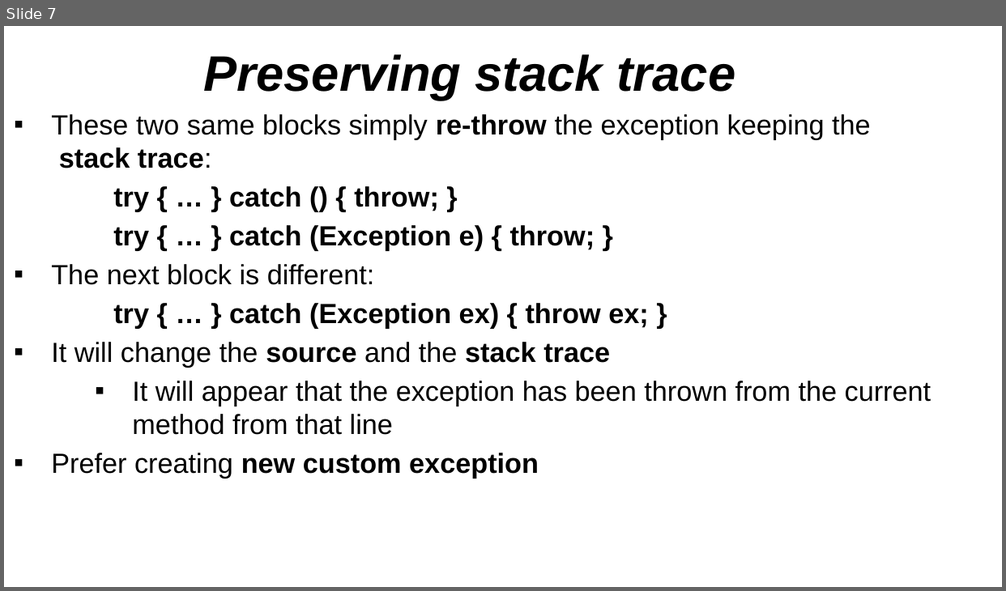
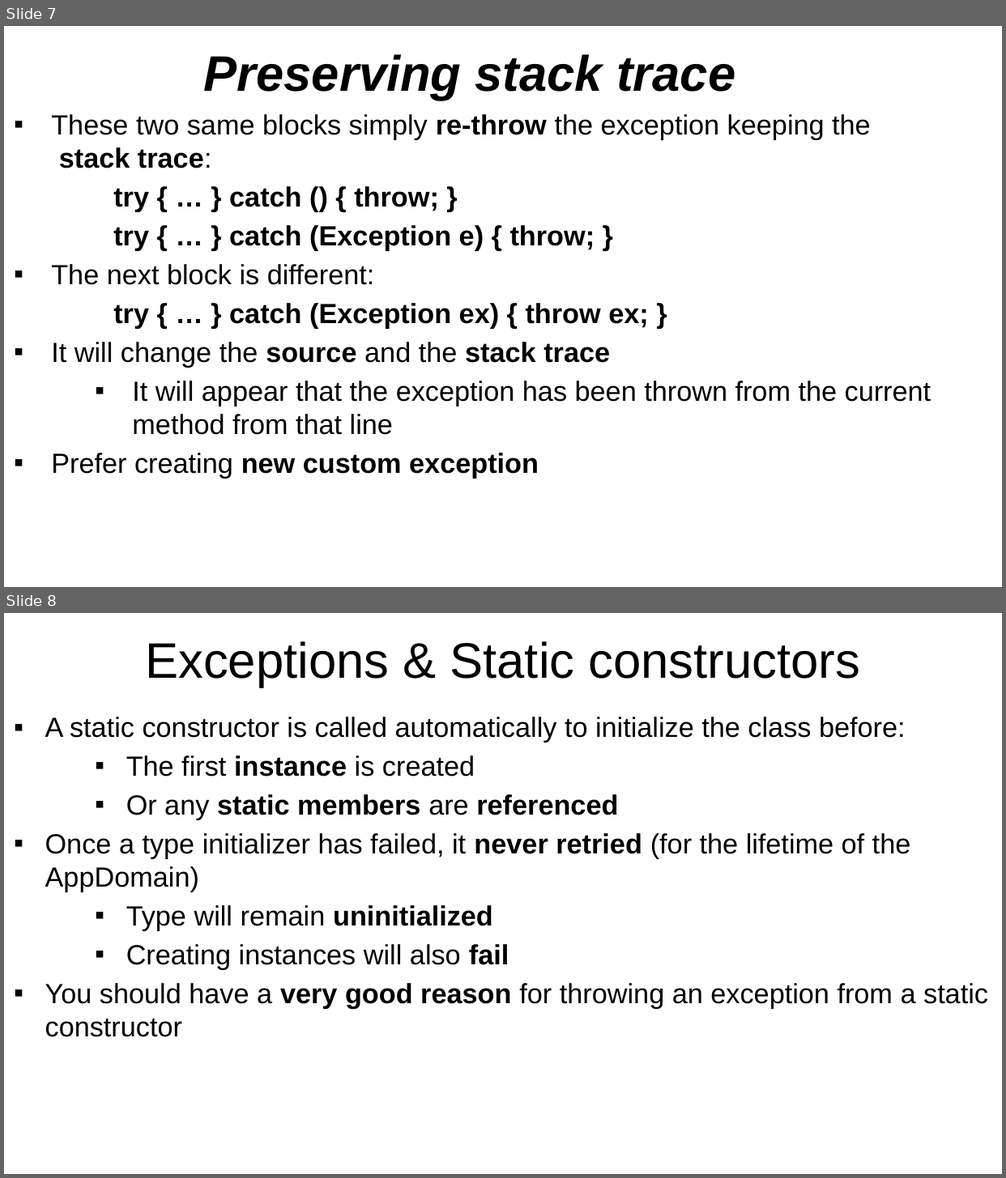
Before and after one commit to NaskoIT/CSharp-In-Depth, a slide deck: C# Tips and Tricks.pptx. Shown one above the other, each under a label of ours: slide 7 before the commit, slides 7 and 8 after it. The pictures are 1006x591 and 1006x1178 pixels, drawn with LibreOffice and Linux fonts; fonts in the diff are those of the drawing; background and template pictures are left out. Boxes give left, top, right and bottom in pixels: in the first picture for what was removed or moved away, otherwise in the second. Text is boxed around its words. In the diff, an @@ line names an element or a change of style, - is before the commit and + after.

Commit message:
Exception in static constructor and virtual call in constractor

```diff
--- a/C# Tips and Tricks.pptx
+++ b/C# Tips and Tricks.pptx
@@ slide 8 added at box(4, 613, 1002, 1174), background picture (left out) @@
@@ text added at box(145, 641, 860, 687), 36 pt, text #000000 @@
+Exceptions & Static constructors
@@ text added at box(45, 717, 988, 1037), 20 pt, text #000000 @@
+▪ A static constructor is called automatically to initialize the class before:
+  ▪ The first instance is created
+  ▪ Or any static members are referenced
+▪ Once a type initializer has failed, it never retried (for the lifetime of the AppDomain)
+  ▪ Type will remain uninitialized
+  ▪ Creating instances will also fail
+▪ You should have a very good reason for throwing an exception from a static constructor
```
Also in this commit, not shown: 1 other slide added, 8 other files.
